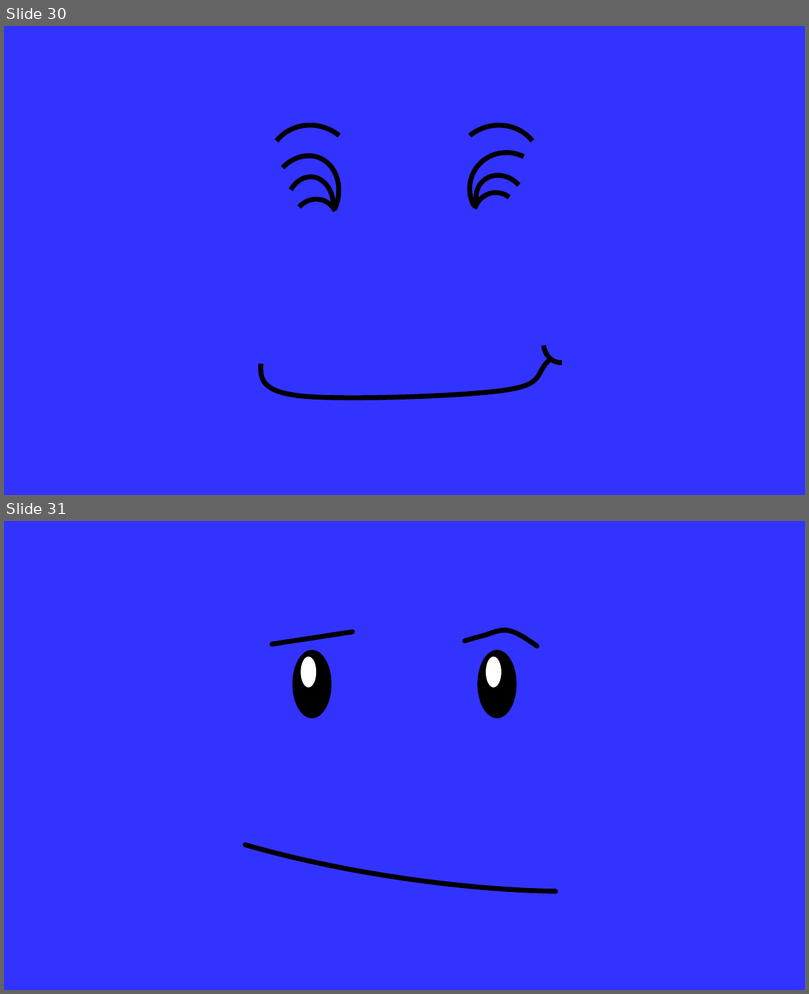
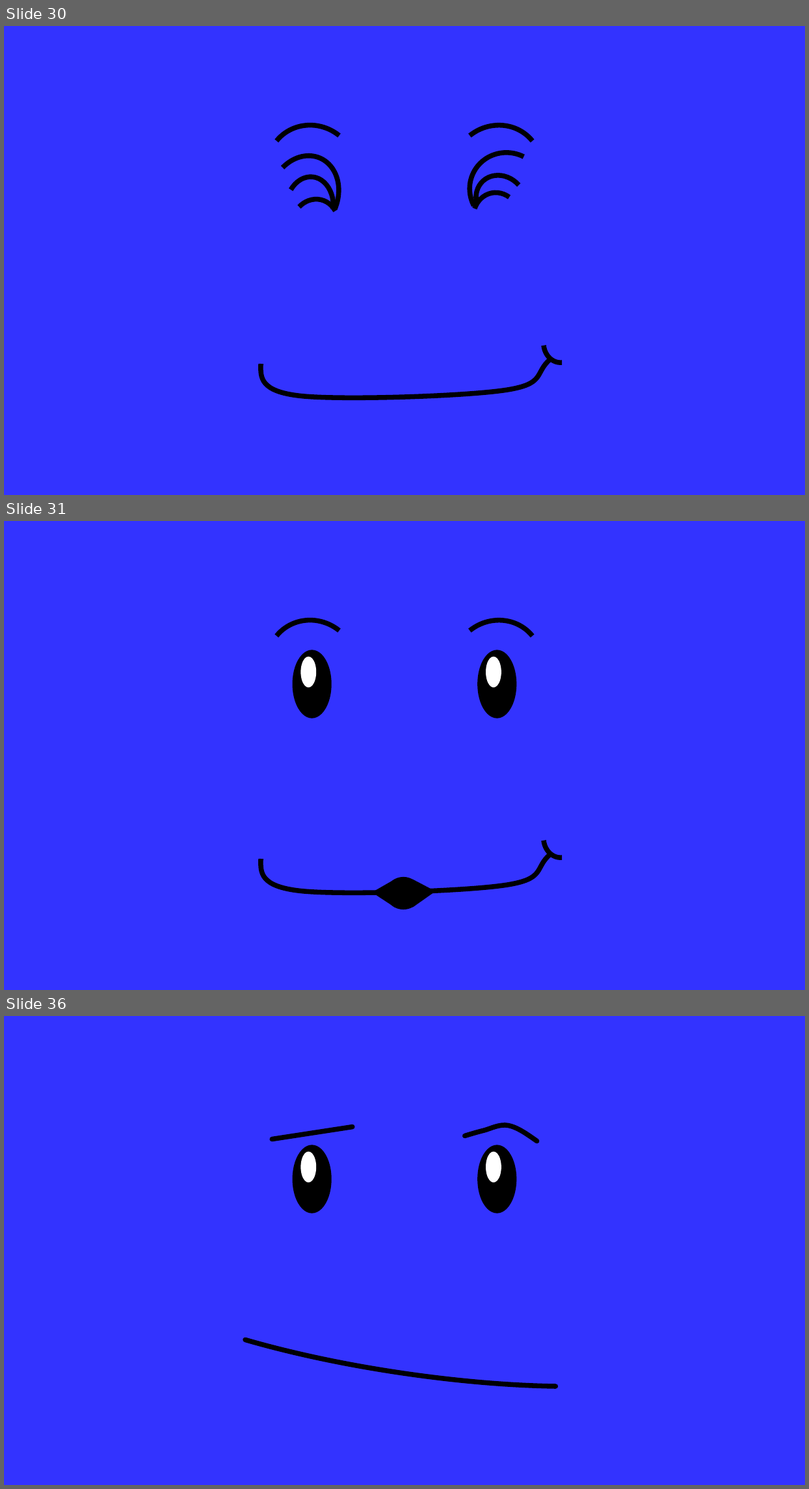
Before and after one commit to nfitter/BaxterFaces, a slide deck: BonusFaceFiles/EditableFiles/BlueBaxterFaces.pptx. Shown one above the other, each under a label of ours: slides 30 and 31 before the commit, slides 30, 31 and 36 after it; the slides between them are not shown. The pictures are 809x994 and 809x1489 pixels, drawn with LibreOffice and Linux fonts; fonts in the diff are those of the drawing. Boxes give left, top, right and bottom in pixels: in the first picture for what was removed or moved away, otherwise in the second. Text is boxed around its words. In the diff, an @@ line names an element or a change of style, - is before the commit and + after.

```diff
--- a/BonusFaceFiles/EditableFiles/BlueBaxterFaces.pptx
+++ b/BonusFaceFiles/EditableFiles/BlueBaxterFaces.pptx
@@ slide 31 added at (4, 521, 805, 990), background #3333FF @@
@@ arc (boxed as its full ellipse) added at (249, 602, 374, 726), outline #000000 4.5 pt @@
@@ arc (boxed as its full ellipse) added at (434, 602, 560, 726), outline #000000 4.5 pt @@
@@ group added at (293, 650, 516, 719): 4 ellipses @@
@@ arc (boxed as its full ellipse) added at (542, 818, 579, 860), outline #000000 4.5 pt @@
@@ freeform shape added at (261, 854, 550, 892), outline #000000 4.5 pt @@
@@ triangle added at (372, 880, 395, 908), fill #000000 @@
@@ ellipse added at (386, 877, 421, 910), fill #000000 @@
@@ triangle added at (413, 880, 436, 908), fill #000000 @@
@@ what was slide 31 is now slide 36 @@
```
Also in this commit, not shown: 4 other slides added, 47 other files.
